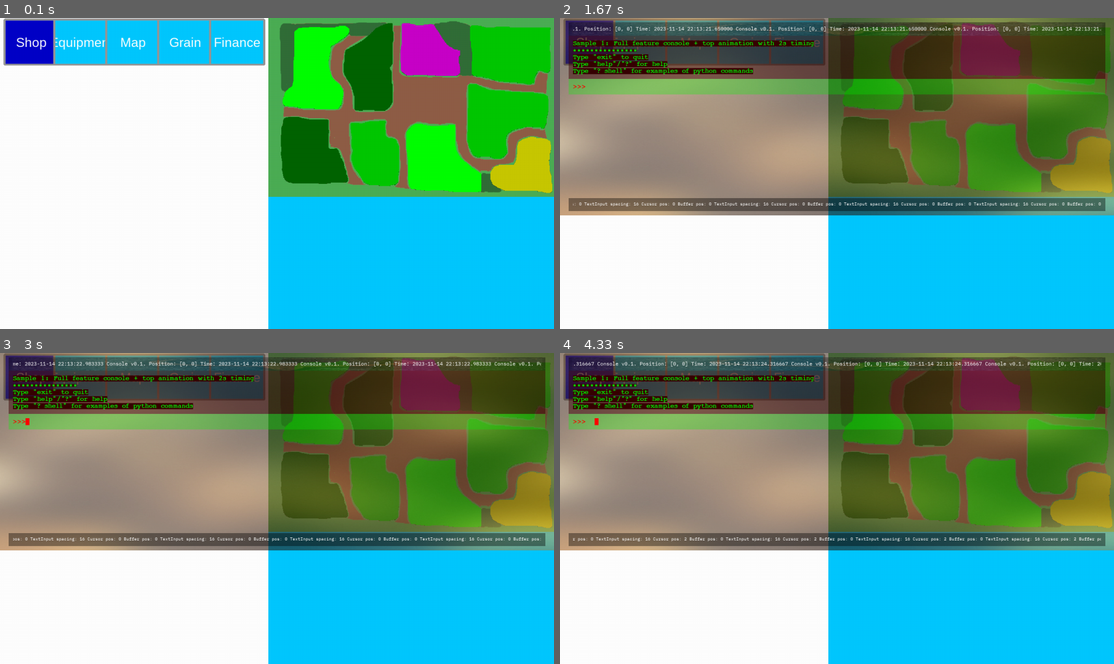
Above: before the commit, frames 1-4 (two rows, left to right).
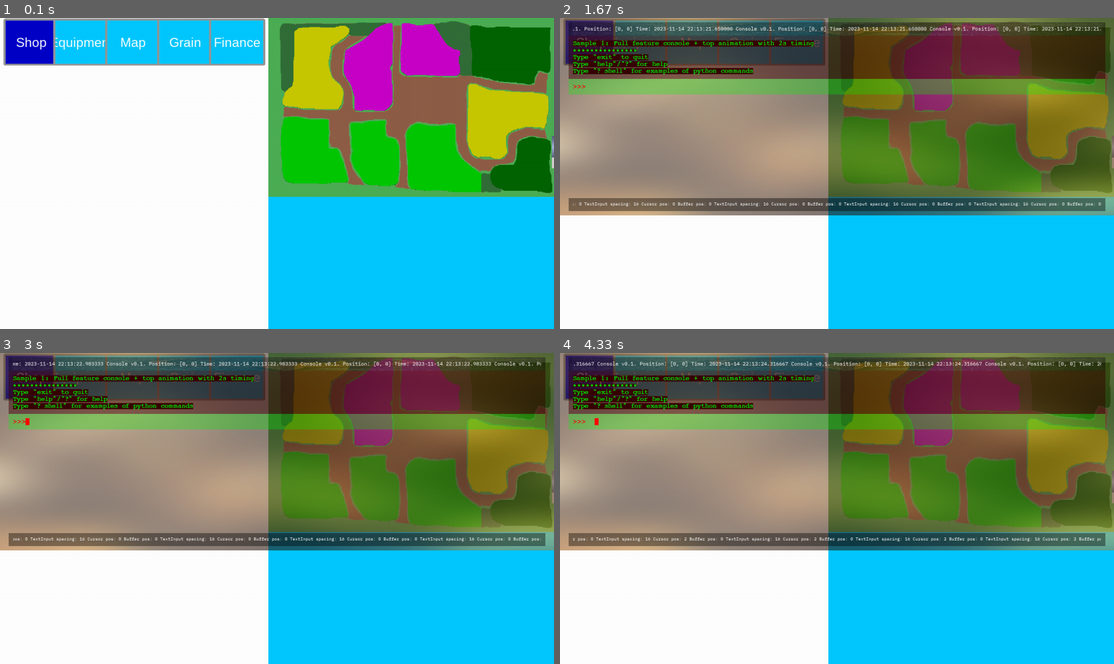
Above: after the commit, the same moments.

Repository: CaptainDeathead/Farm-CEO-ng
Game: pygame game, started from game/main.py
Same seed, same stepped clock (60 frames per second), same inputs: the game is played once before the commit and once after it.
Inputs (mouse positions are in pixels of both pictures, inside the frame that each line leads up to):
- Up to frame 1 (0.1 s): no input
- Up to frame 2 (1.67 s): click (692, 42) at 0.38 s; click (593, 42) at 0.72 s; tap F1 at 1 s; tap Enter at 1.33 s
- Up to frame 3 (3 s): tap Space at 1.67, 2.57, 2.9 s; hold Right 2-2.47 s; hold Up 2.5-2.8 s; hold Right from 2.83 s (still down); tap Home at 2.98 s
- Up to frame 4 (4.33 s): tap Space at 3.2, 3.4, 3.7, 3.97, 4.3 s; release Right at 3.3 s; hold Left 3.33-3.87 s; hold Down 3.9-4.2 s; hold Left from 4.23 s (still down)

The runs differ from the first frame. In frame 1, 15% of the frame differs, in the area x 50-100%, y 1-57%; in frame 2, 10%; in frame 3, 10%; in frame 4, 10%.

Commit message:
Added shed

Diff:
--- a/game/assets/Data/Maps/Green_Spring_cfg.json
+++ b/game/assets/Data/Maps/Green_Spring_cfg.json
@@ -3,6 +3,10 @@
     "creator": "CaptainDeathead, TobyHall633",
     "version": "v1.0.0",
     "filename": "Green_Spring_map.png",
+    "shed": {
+        "rect": [730, 310, 150, 75],
+        "rotation": 0.0
+    },
     "roads": {
         "0": [
             [
--- a/game/data.py
+++ b/game/data.py
@@ -1,4 +1,4 @@
-
+import pygame as pg
 
 from typing import Tuple
 
@@ -18,6 +18,11 @@
     6: (0, 0, 0)
 }
 
+TIMESCALE = 2.4 # 144 mins every min = 2.4 min every second
+
+MINS_IN_DAY = 24 * 60
+
+SHADOW_LENGTH_MULTIPLIER = 1.05
 # ---------- CONFIG ----------
 BUILD: bool = False
 SUPPORTED_PLATFORMS: Tuple[str] = ("android_x86_64", "android_v7a", "arm64-v8a", "Linux", "Windows")
--- a/game/farm_ceo.py
+++ b/game/farm_ceo.py
@@ -1,14 +1,18 @@
 import pygame as pg
 import logging
 
+from time import time
+from math import sin, cos
+
 from resource_manager import ResourceManager, SaveManager
 from events import Events
 
 from UI.panel import Panel
 
 from paddock import Paddock
-
-from typing import Dict, List
+from utils import utils
+
+from typing import Dict, List, Iterable
 from data import *
 
 logging.basicConfig()
@@ -150,6 +154,46 @@
         save_manager.set_paddocks(self.paddocks)
         save_manager.save_game()
 
+class LayableRenderObj:
+    def render0(self) -> None: ...
+    def render1(self) -> None: ...
+    def render2(self) -> None: ...
+
+    def render(self) -> None:
+        self.render0(); self.render1(); self.render2()
+
+class Shed(LayableRenderObj):
+    def __init__(self, screen: pg.Surface, rect: pg.Rect, rotation: float) -> None:
+        self.screen = screen
+
+        self.rect = rect
+        self.rect.x += PANEL_WIDTH
+
+        self.rotation = rotation
+        self.color = pg.Color(175, 195, 255)
+        self.pad_color = pg.Color(213, 207, 207)
+        self.surface = pg.Surface((self.rect.w, self.rect.h), pg.SRCALPHA)
+
+        # shading for roof
+        large_shadow_map = ResourceManager.load_image("Lighting/shed_shadow_map.png", (1000, 1000)) # Already converted
+        self.shadow_map = pg.transform.scale(large_shadow_map, (rect.w, rect.h*2/3))
+        self.shadow_map.set_alpha(128)
+
+        self.rebuild()
+
+    def rebuild(self) -> None:
+        self.surface.fill((0, 0, 0, 255))
+
+        # Shed
+        pg.draw.rect(self.surface, self.color, pg.Rect(0, 0, self.rect.w, self.rect.h*2/3))
+        self.surface.blit(self.shadow_map, (0, 0))
+
+        # Concrete pad in front of shed
+        pg.draw.rect(self.surface, self.pad_color, pg.Rect(0, self.rect.h*2/3, self.rect.w, self.rect.h/3))
+
+    def render2(self) -> None:
+        utils.blit_centered(self.screen, self.surface, (self.rect.x, self.rect.y), (self.rect.w/2, self.rect.h/2), self.rotation)
+
 class FarmCEO:
     RESOURCE_MANAGER: ResourceManager = ResourceManager()
 
@@ -163,8 +207,13 @@
         self.events = events
 
         self.map = Map(self.screen, self.RESOURCE_MANAGER.load_map("Green_Spring_cfg.json")) # map estimated to be almost screen size
+
         self.save_manager = SaveManager(self.map.map_cfg)
         self.paddock_manager = PaddockManager(self.map.surface, self.save_manager.get_paddocks(), self.map.scale)
+
+        self.time: float = self.save_manager.get_attr("time") # time / 24 = *n* days
+
+        self.shed = Shed(self.screen, pg.Rect(self.map.map_cfg["shed"]["rect"]), self.map.map_cfg["shed"]["rotation"])
 
         self.panel = Panel(self.screen, events)
 
@@ -176,7 +225,11 @@
         ...
 
     def foreground_render(self) -> None:
+        # Vehicles and trailers
         ...
+
+        # Buildings
+        self.shed.render()
 
     def ui_render(self) -> None:
         self.panel.draw()
--- a/game/farmceo_savegame.json
+++ b/game/farmceo_savegame.json
@@ -1 +1 @@
-{"map_name": "Green Spring", "money": 500000.0, "debt": 0.0, "paddocks": {"1": {"center": [148, 166], "gate": [75, 301], "state": 4}, "2": {"center": [347, 173], "gate": [422, 44], "state": 2}, "3": {"center": [527, 129], "gate": [451, 43], "state": 0}, "4": {"center": [809, 108], "gate": [932, 183], "state": 3}, "5": {"center": [749, 313], "gate": [920, 254], "state": 3}, "6": {"center": [896, 538], "gate": [923, 408], "state": 5}, "7": {"center": [552, 522], "gate": [475, 557], "state": 4}, "8": {"center": [359, 483], "gate": [442, 553], "state": 3}, "9": {"center": [113, 498], "gate": [267, 538], "state": 2}}}
+{"map_name": "Green Spring", "money": 500000.0, "debt": 0.0, "time": 0.0, "paddocks": {"1": {"center": [148, 166], "gate": [75, 301], "state": 5}, "2": {"center": [347, 173], "gate": [422, 44], "state": 0}, "3": {"center": [527, 129], "gate": [451, 43], "state": 0}, "4": {"center": [809, 108], "gate": [932, 183], "state": 2}, "5": {"center": [749, 313], "gate": [920, 254], "state": 5}, "6": {"center": [896, 538], "gate": [923, 408], "state": 2}, "7": {"center": [552, 522], "gate": [475, 557], "state": 3}, "8": {"center": [359, 483], "gate": [442, 553], "state": 3}, "9": {"center": [113, 498], "gate": [267, 538], "state": 3}}}
--- a/game/resource_manager.py
+++ b/game/resource_manager.py
@@ -198,7 +198,8 @@
         new_save = {
             "map_name": map_config["name"],
             "money": 500_000.0, # Starting money
-            "debt": 0.0 # No dept to start with
+            "debt": 0.0, # No dept to start with
+            "time": 0.0
         }
 
         new_save["paddocks"] = self._load_paddocks_from_conf(map_config)
@@ -213,8 +214,14 @@
     def save_game(self) -> None:
         ResourceManager.write_json(self.save, self.SAVE_PATH, explicit_path=True)
 
+    def get_attr(self, attr_name: str) -> any:
+        return self.save[attr_name]
+
+    def set_attr(self, attr_name: str, value: any) -> None:
+        self.save[attr_name] = value
+
     def get_paddocks(self) -> Dict[int, any]:
-        return self.save["paddocks"]
+        return self.get_attr("paddocks")
 
     def set_paddocks(self, paddocks: List[Paddock]) -> None:
         paddocks_dict = {}
@@ -222,4 +229,4 @@
         for paddock in paddocks:
             paddocks_dict[paddock.num] = paddock.__dict__()
 
-        self.save["paddocks"] = paddocks_dict
+        self.set_attr("paddocks", paddocks_dict)
--- /dev/null
+++ b/game/utils.py
@@ -0,0 +1,25 @@
+import pygame as pg
+
+from typing import Tuple
+
+class utils:
+    # https://stackoverflow.com/questions/4183208/how-do-i-rotate-an-image-around-its-center-using-pygame
+    @staticmethod
+    def blit_centered(surf: pg.Surface, image: pg.Surface, pos: Tuple[int, int], obj_center: Tuple[int, int], angle: float):
+
+        # offset from pivot to center
+        image_rect = image.get_rect(topleft = (pos[0] - obj_center[0], pos[1]-obj_center[1]))
+        offset_center_to_pivot = pg.math.Vector2(pos) - image_rect.center
+
+        # roatated offset from pivot to center
+        rotated_offset = offset_center_to_pivot.rotate(-angle)
+
+        # roatetd image center
+        rotated_image_center = (pos[0] - rotated_offset.x, pos[1] - rotated_offset.y)
+
+        # get a rotated image
+        rotated_image = pg.transform.rotate(image, angle)
+        rotated_image_rect = rotated_image.get_rect(center = rotated_image_center)
+
+        # rotate and blit the image
+        surf.blit(rotated_image, rotated_image_rect)
Empty file removed: game/UI/clock.py
Renamed: game/assets/Data/clock.png -> game/assets/Data/Icons/clock.png
Renamed: game/assets/Data/cross.png -> game/assets/Data/Icons/cross.png
Renamed: game/assets/Data/currency.png -> game/assets/Data/Icons/currency.png
Renamed: game/assets/Data/tick.png -> game/assets/Data/Icons/tick.png
Renamed: game/assets/Data/xp.png -> game/assets/Data/Icons/xp.png
Binary file added: game/assets/Data/Lighting/shed_shadow_map.png
